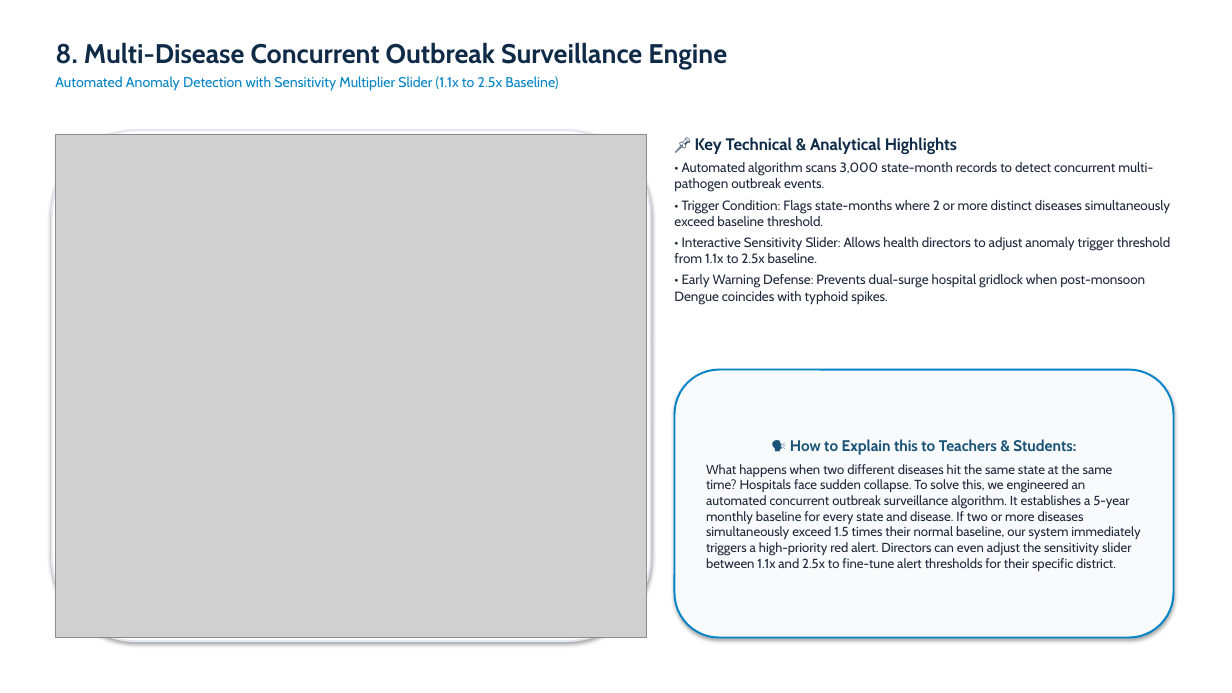
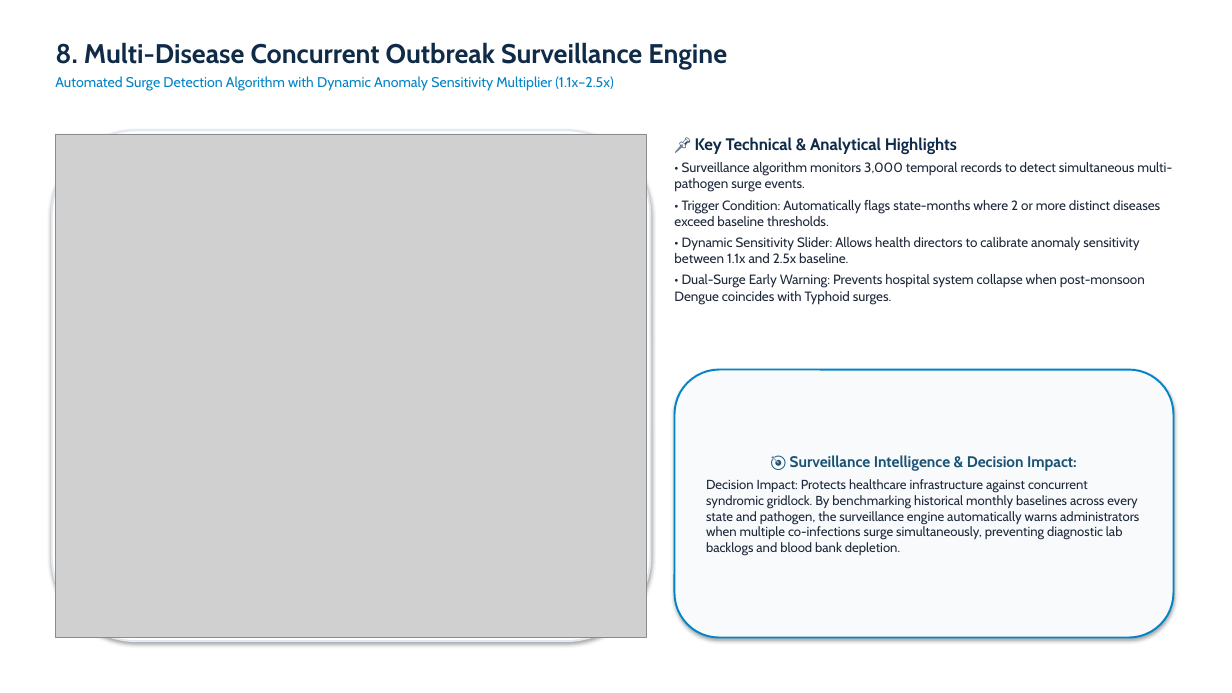
Before and after one commit to Argjain/2500320140031-disease-trend-analysis., a slide deck: slide 9 of docs/18_ArgJain_DiseaseTrendAnalysis_Presentation.pptx. Drawn at 1232x693 pixels with LibreOffice and Linux fonts; fonts in the diff are those of the drawing; grey boxes stand for pictures. Boxes give left, top, right and bottom in pixels: in the first picture for what was removed or moved away, otherwise in the second. Text is boxed around its words. In the diff, an @@ line names an element or a change of style, - is before the commit and + after.

```diff
--- a/docs/18_ArgJain_DiseaseTrendAnalysis_Presentation.pptx
+++ b/docs/18_ArgJain_DiseaseTrendAnalysis_Presentation.pptx
@@ text at [55, 76, 613, 91]: text changed @@
-Automated Anomaly Detection with Sensitivity Multiplier Slider (1.1x to 2.5x Baseline)
+Automated Surge Detection Algorithm with Dynamic Anomaly Sensitivity Multiplier (1.1x–2.5x)
@@ text at [674, 162, 1172, 304]: text changed @@
-• Automated algorithm scans 3,000 state-month records to detect concurrent multi-pathogen outbreak events.
-• Trigger Condition: Flags state-months where 2 or more distinct diseases simultaneously exceed baseline threshold.
-• Interactive Sensitivity Slider: Allows health directors to adjust anomaly trigger threshold from 1.1x to 2.5x baseline.
-• Early Warning Defense: Prevents dual-surge hospital gridlock when post-monsoon Dengue coincides with typhoid spikes.
+• Surveillance algorithm monitors 3,000 temporal records to detect simultaneous multi-pathogen surge events.
+• Trigger Condition: Automatically flags state-months where 2 or more distinct diseases exceed baseline thresholds.
+• Dynamic Sensitivity Slider: Allows health directors to calibrate anomaly sensitivity between 1.1x and 2.5x baseline.
+• Dual-Surge Early Warning: Prevents hospital system collapse when post-monsoon Dengue coincides with Typhoid surges.
@@ text in rounded rectangle at [706, 455, 1139, 556]: text changed @@
-🗣️ How to Explain this to Teachers & Students:
-What happens when two different diseases hit the same state at the same time? Hospitals face sudden collapse. To solve this, we engineered an automated concurrent outbreak surveillance algorithm. It establishes a 5-year monthly baseline for every state and disease. If two or more diseases simultaneously exceed 1.5 times their normal baseline, our system immediately triggers a high-priority red alert. Directors can even adjust the sensitivity slider between 1.1x and 2.5x to fine-tune alert thresholds for their specific district.
+🎯 Surveillance Intelligence & Decision Impact:
+Decision Impact: Protects healthcare infrastructure against concurrent syndromic gridlock. By benchmarking historical monthly baselines across every state and pathogen, the surveillance engine automatically warns administrators when multiple co-infections surge simultaneously, preventing diagnostic lab backlogs and blood bank depletion.
```
Also in this commit, not shown: 11 other slides changed, 2 slides added, 2 slides removed, 19 other files.
